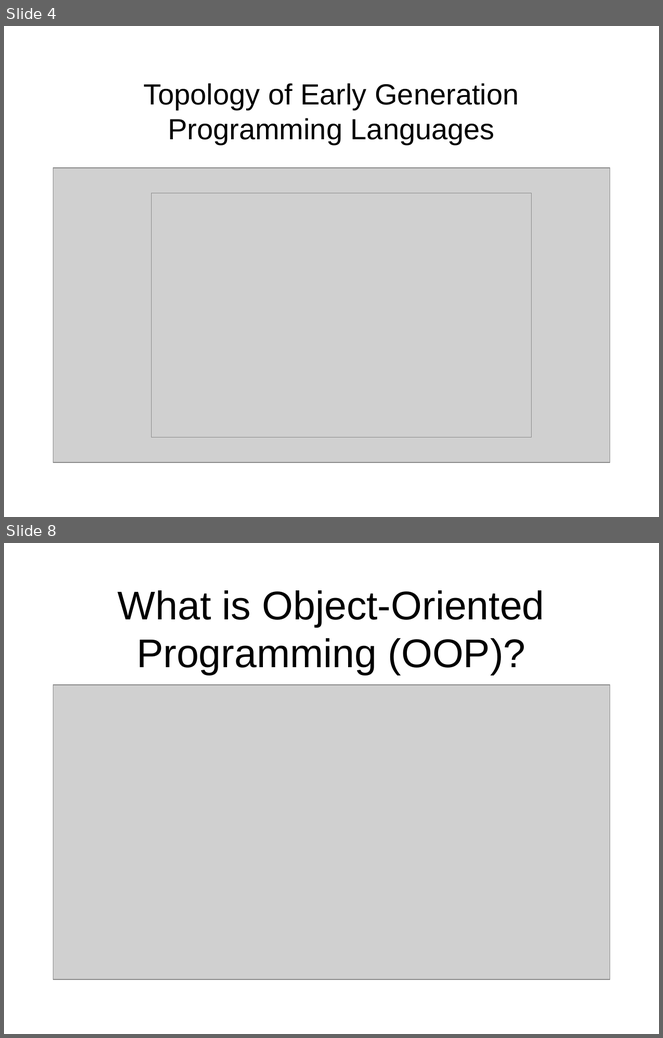
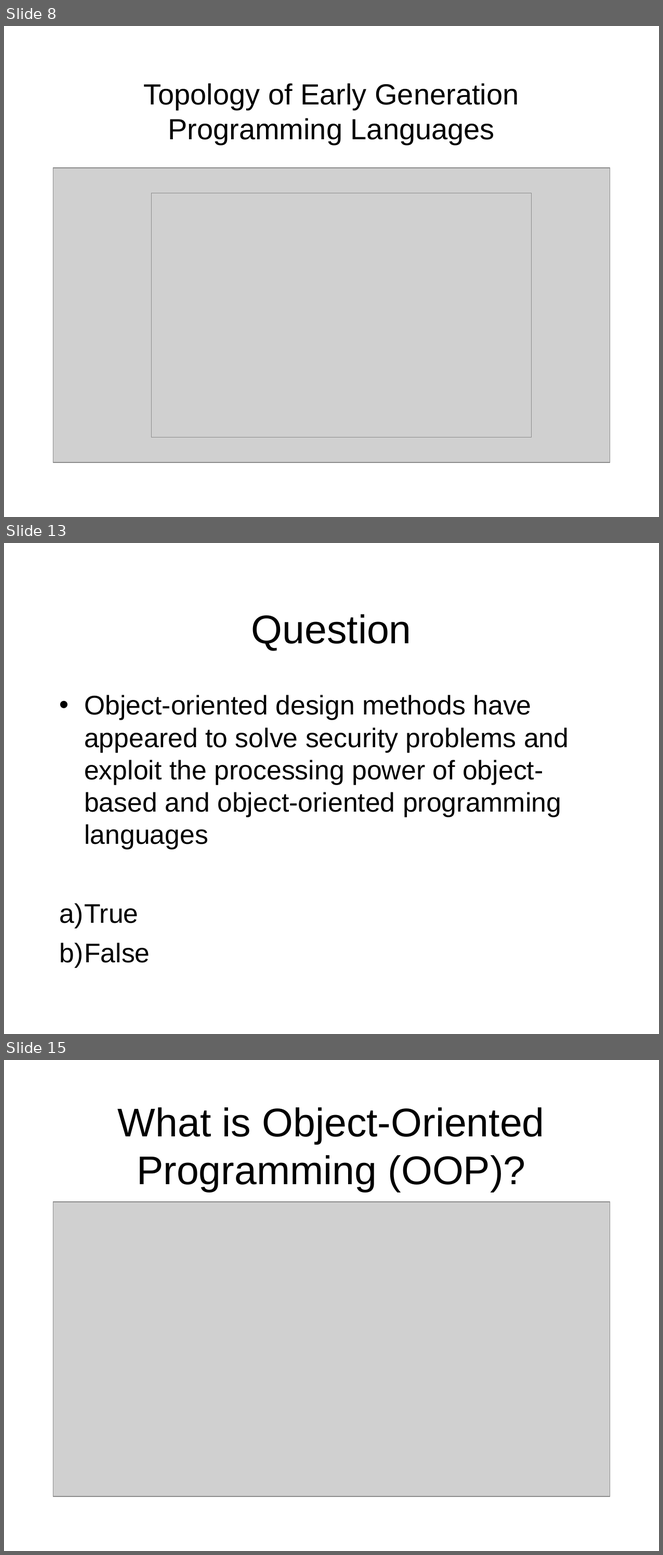
Before and after one commit to octaviordz/zjnu2017.github.io, a slide deck: OOAD/lectures/030--Object.Model.ppt. Shown one above the other, each under a label of ours: slides 4 and 8 before the commit, slides 8, 13 and 15 after it; the slides between them are not shown. The pictures are 663x1038 and 663x1555 pixels, drawn with LibreOffice and Linux fonts; fonts in the diff are those of the drawing; grey boxes stand for pictures. Boxes give left, top, right and bottom in pixels: in the first picture for what was removed or moved away, otherwise in the second. Text is boxed around its words. In the diff, an @@ line names an element or a change of style, - is before the commit and + after.

```diff
--- a/OOAD/lectures/030--Object.Model.ppt
+++ b/OOAD/lectures/030--Object.Model.ppt
@@ slide 13 added at [4,543,659,1034], background #FFFFFF @@
@@ title added at [252,614,412,651], 44 pt, text #000000 @@
+Question
@@ text added at [60,695,569,968], 29.6 pt, text #000000 @@
+• Object-oriented design methods have appeared to solve security problems and exploit the processing power of object-based and object-oriented programming languages
+a) True
+b) False
@@ what was slide 4 is now slide 8 @@
@@ what was slide 8 is now slide 15 @@
```
Also in this commit, not shown: 7 slides changed, 23 other slides added, 2 other files.
